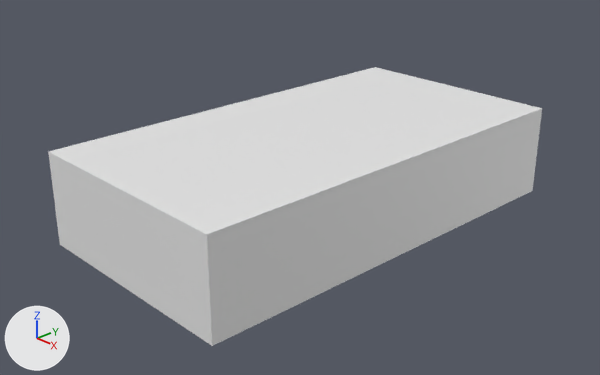
An edit to the Blender file New_Model_v3.blend, drawn before and after from the same camera.
Both versions are drawn from a 50 mm camera at (18.86, -18.37, 10.49) aimed at (0.02, -0.64, -0.35). The axes (+X, +Y, +Z) are drawn at lower left. The lights are the same throughout. Materials are left out; every surface is plain grey.

Objects in the first picture: 'Floor', 'Roof', 'Wall'.
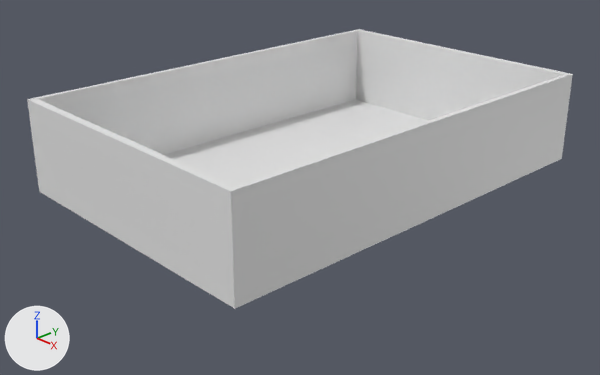
The change, as a diff of the scene's bpy script:
```diff
--- a/New_Model_v3.blend.py
+++ b/New_Model_v3.blend.py
@@ ob_wall @@
 ob_wall = bpy.data.objects.new('Wall', me_cube)
-ob_wall.location = (0.0, 0.0, 0.0)
-ob_wall.scale = (4.0, 7.5, 1.5)
+ob_wall.location = (0.0, 0.0, 1.55)
+ob_wall.scale = (5.0, 7.5, 1.5)
@@ ob_floor @@
 ob_floor = bpy.data.objects.new('Floor', me_cube_001)
-ob_floor.location = (0.0, 0.0, -1.55)
-ob_floor.scale = (4.0, 7.5, 0.05)
+ob_floor.location = (0.0, 0.0, 0.0)
+ob_floor.scale = (5.0, 7.5, 0.05)
@@ ob_roof @@
 ob_roof = bpy.data.objects.new('Roof', me_cube_002)
-ob_roof.location = (0.0, 0.0, 1.55)
-ob_roof.scale = (4.0, 7.5, 0.05)
+ob_roof.location = (0.0, 0.0, 3.1)
+ob_roof.scale = (5.0, 7.5, 0.05)
+ob_roof.hide_set(True)
```

What differs and where, as boxes [x1, y1, x2, y2] in the pictures (600 x 375 px):
'Wall', moved, rescaled
    before: [49, 111, 542, 342]
    after: [27, 29, 573, 305]
'Roof', hidden
    before: [48, 67, 542, 238]
'Floor', moved, rescaled
    before: [60, 189, 533, 346]
    after: [39, 100, 562, 309]
